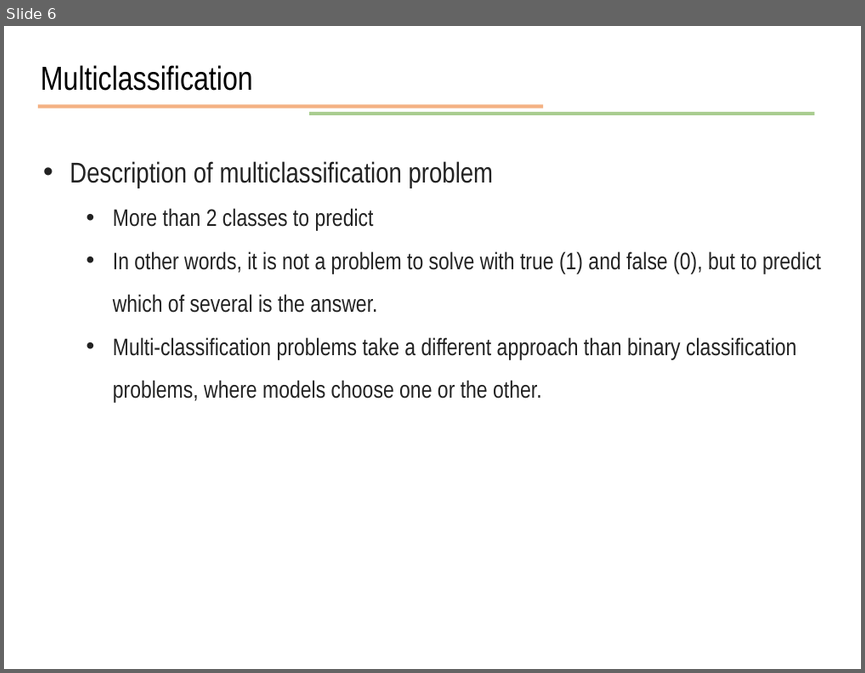
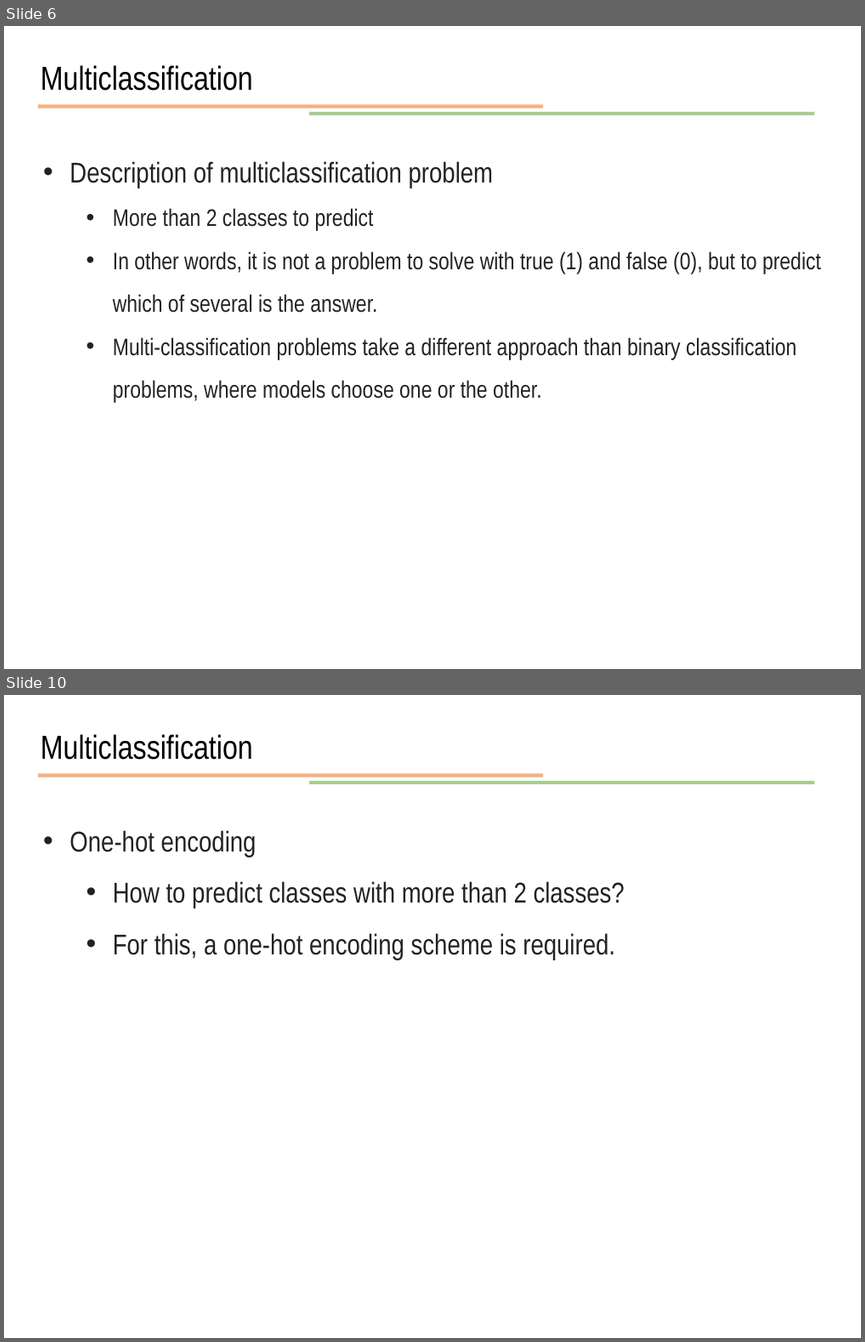
Before and after one commit to JunetaeKim/DeepLearningClass, a slide deck: Week10/week10 Introduction to tensorflow.pptx. Shown one above the other, each under a label of ours: slide 6 before the commit, slides 6 and 10 after it; the slides between them are not shown. The pictures are 865x673 and 865x1342 pixels, drawn with LibreOffice and Linux fonts; fonts in the diff are those of the drawing. Boxes give left, top, right and bottom in pixels: in the first picture for what was removed or moved away, otherwise in the second. Text is boxed around its words. In the diff, an @@ line names an element or a change of style, - is before the commit and + after.

```diff
--- a/Week10/week10 Introduction to tensorflow.pptx
+++ b/Week10/week10 Introduction to tensorflow.pptx
@@ slide 10 added at (4,695,861,1338), background #FFFFFF @@
@@ text added at (41,734,253,760), 28 pt, text #000000 @@
+Multiclassification
@@ line added from (38, 776) to (543, 776), #ED7D31 3 pt @@
@@ line added from (309, 783) to (815, 783), #70AD47 3 pt @@
@@ text added at (69,830,624,959), 24 pt, text #222222 @@
+• One-hot encoding
+  • How to predict classes with more than 2 classes?
+  • For this, a one-hot encoding scheme is required.
```
Also in this commit, not shown: 1 slide changed, 16 other slides added, 3 other files.
